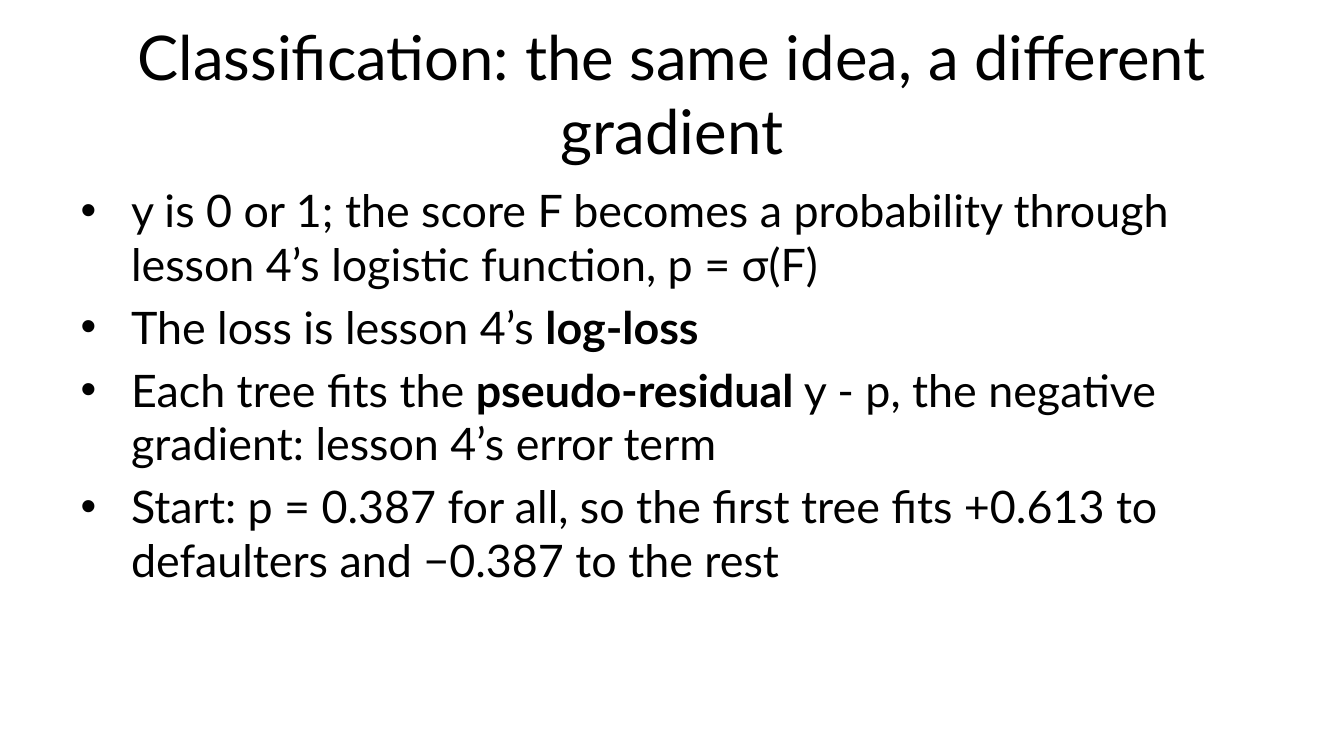
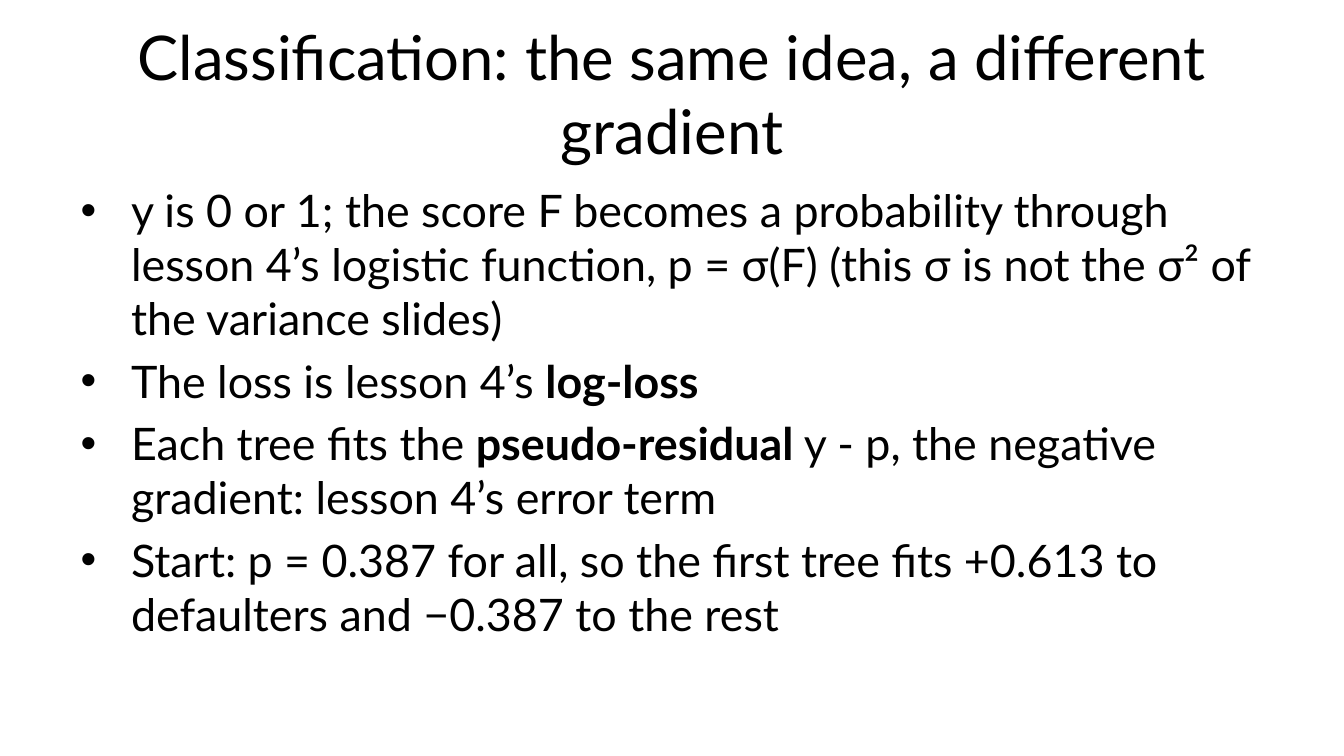
Before and after one commit to fabioantonini/technologies-for-artificial-intelligence, a slide deck: slide 45 of Lessons/07_trees_and_ensembles/Slides/trees_and_ensembles_slides.pptx (slide 44 before the commit). Drawn at 1344x756 pixels with LibreOffice and Linux fonts; fonts in the diff are those of the drawing; background and template pictures are left out. Boxes give left, top, right and bottom in pixels: in the first picture for what was removed or moved away, otherwise in the second. Text is boxed around its words. In the diff, an @@ line names an element or a change of style, - is before the commit and + after.

```diff
--- a/Lessons/07_trees_and_ensembles/Slides/trees_and_ensembles_slides.pptx
+++ b/Lessons/07_trees_and_ensembles/Slides/trees_and_ensembles_slides.pptx
@@ text at [131,194,1252,342]: text changed @@
-• y is 0 or 1; the score F becomes a probability through lesson 4’s logistic function, p = σ(F)
+• y is 0 or 1; the score F becomes a probability through lesson 4’s logistic function, p = σ(F) (this σ is not the σ² of the variance slides)
```
Also in this commit, not shown: 11 other slides changed, 2 slides added, 1 slide removed, 17 other files.
